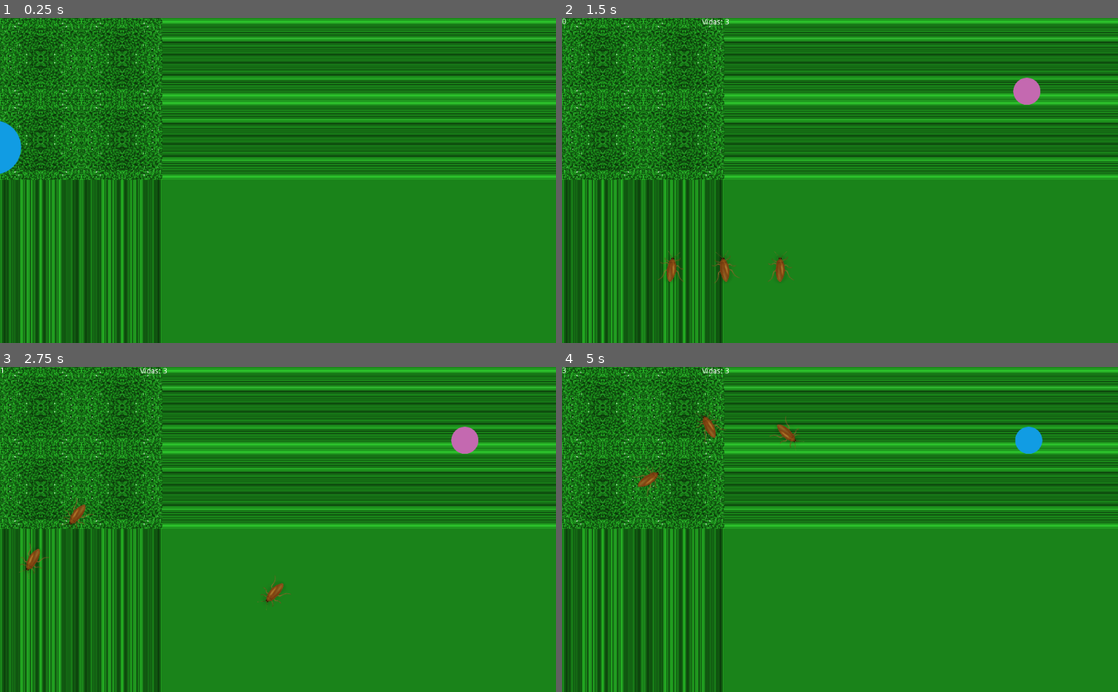
Above: before the commit, frames 1-4 (two rows, left to right).
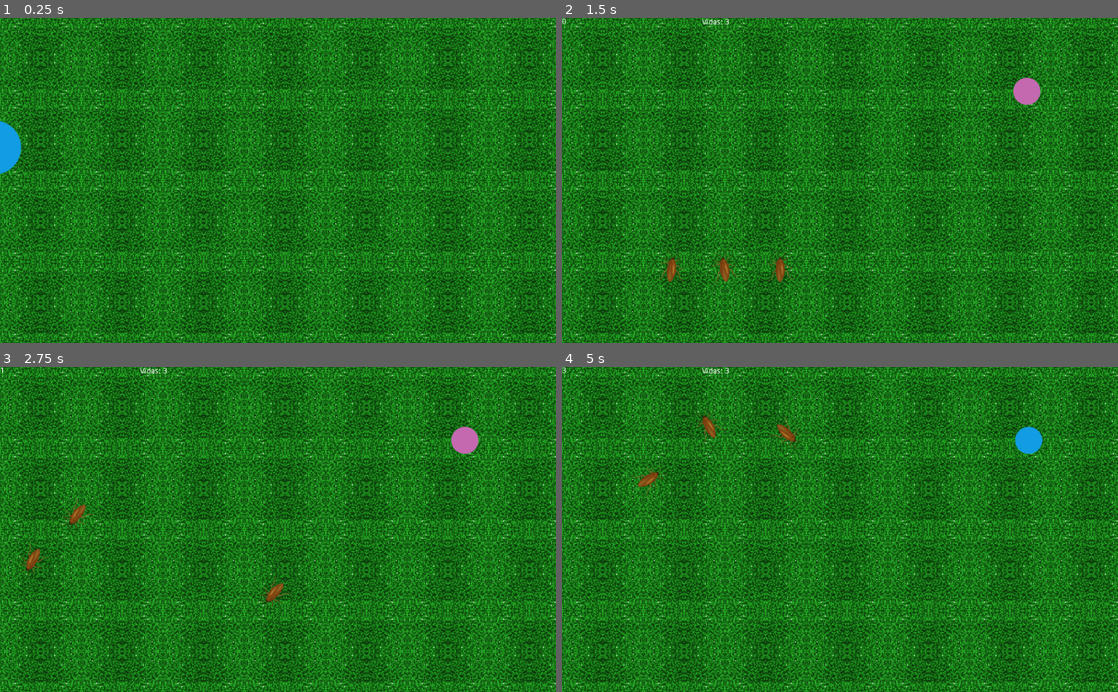
Above: after the commit, the same moments.

Repository: nourthe/nombres
Game: Godot game, scene res://intro.tscn
Two runs of this game, one before a commit and one after it. Both use one fixed random seed, a clock stepped at 60 frames per second and the inputs below.
Inputs (mouse positions are in pixels of both pictures, inside the frame that each line leads up to):
- Up to frame 1 (0.25 s): no input
- Up to frame 2 (1.5 s): tap Enter at 0.5 s; move the mouse to (962, 164) at 0.52 s; hold Right (pj_right) 0.53-1.25 s; click (962, 164) at 0.67 s; click "Modo Supervivencia" at 1.25 s
- Up to frame 3 (2.75 s): drag from (166, 545) to (250, 594) at 2.02 s
- Up to frame 4 (5 s): move the mouse to (895, 458) at 2.77 s; hold Right (pj_right) 2.78-3.5 s; drag from (812, 594) to (673, 480) at 3.52 s; move the mouse to (1006, 578) at 4.27 s; hold Left (pj_left) from 4.28 s (still down)

The runs differ from the first frame. In frame 1, 47% of the frame differs, in the area x 0-100%, y 0-100%; in frame 2, 47%; in frame 3, 47%; in frame 4, 47%.

Commit message:
Arreglado problema de fondo

Diff:
--- a/objects/fondo.tscn
+++ b/objects/fondo.tscn
@@ -2,8 +2,11 @@
 
 [ext_resource path="res://assets/pasto.png" type="Texture" id=1]
 
-[node name="fondo" type="Sprite"]
-position = Vector2( 512, 300 )
+[node name="fondo" type="Node2D"]
+
+[node name="TextureRect" type="TextureRect" parent="."]
+margin_right = 1024.0
+margin_bottom = 600.0
 texture = ExtResource( 1 )
-region_enabled = true
-region_rect = Rect2( 0, 0, 1024, 600 )
+expand = true
+stretch_mode = 2
--- a/project.godot
+++ b/project.godot
@@ -17,7 +17,6 @@
 
 config/name="insecto-mania"
 run/main_scene="res://intro.tscn"
-boot_splash/image="res://assets/splash.png"
 config/icon="res://icon.png"
 
 [input]
